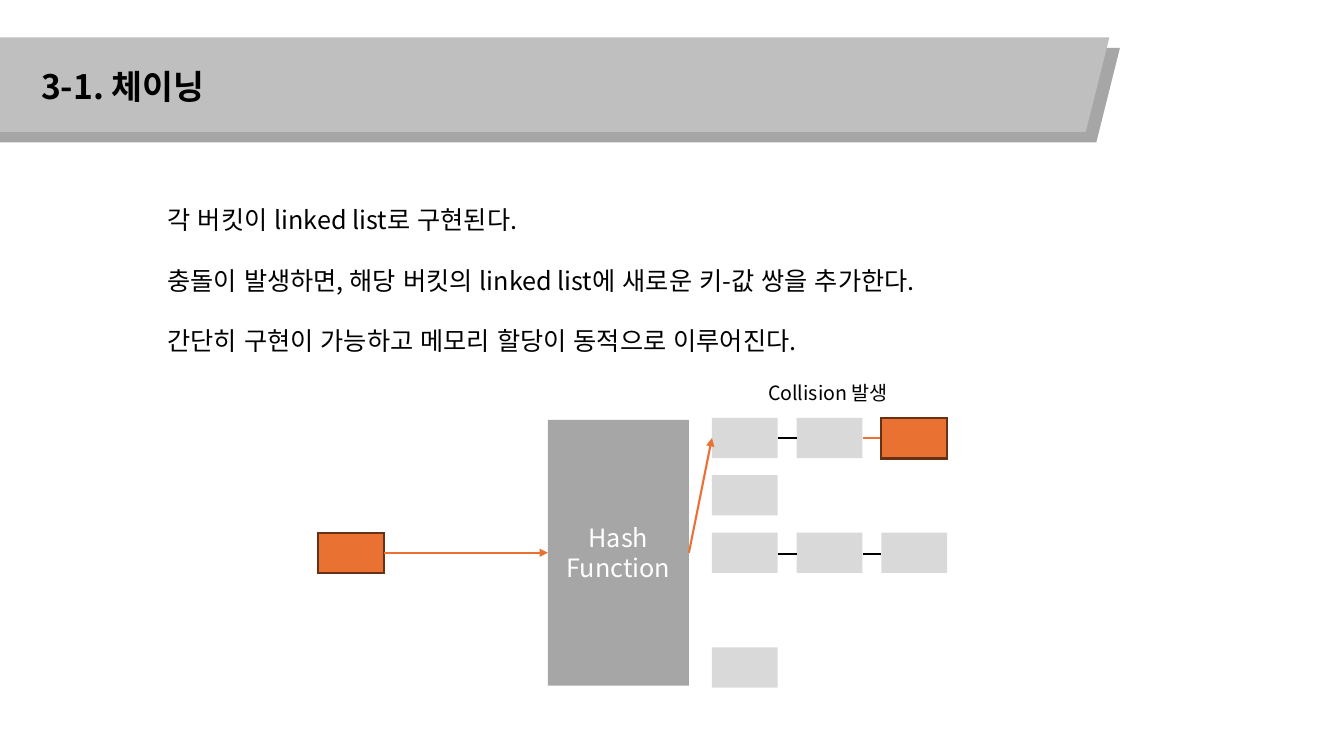
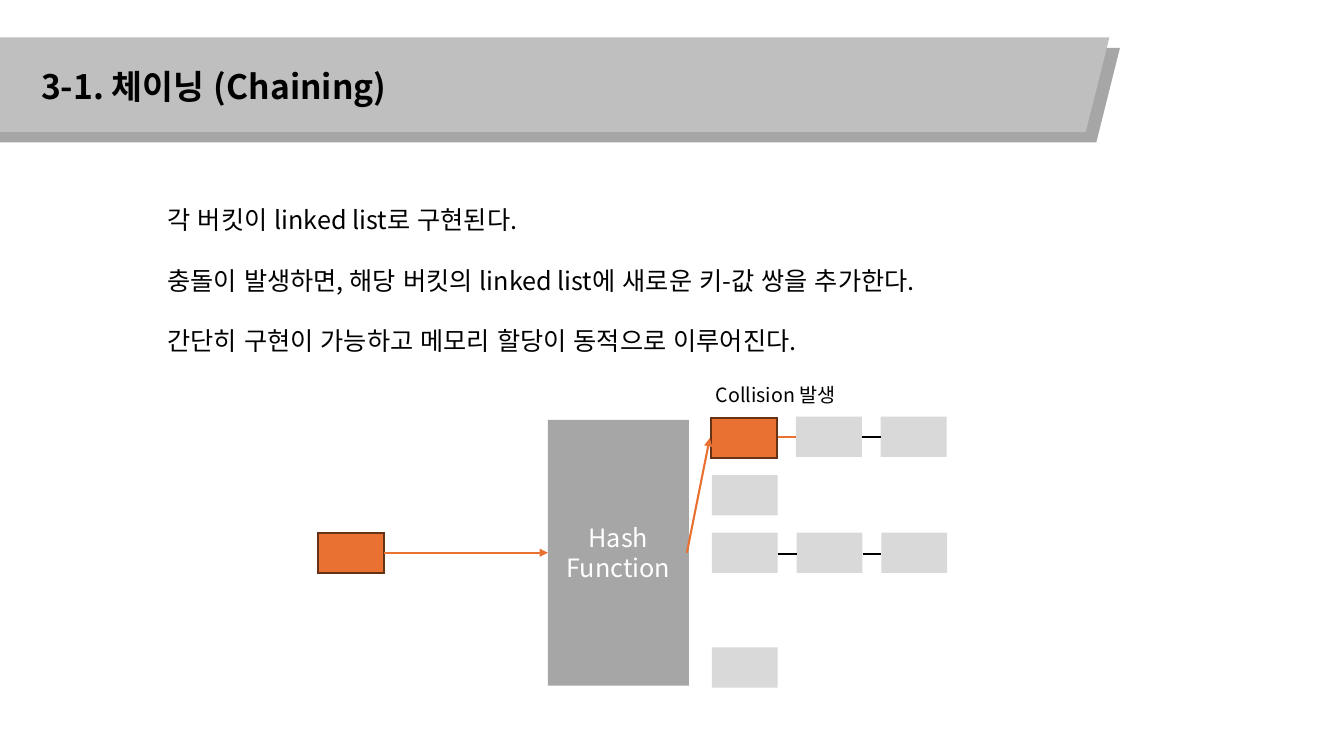
Before and after one commit to algol-master/lecture-notes, a slide deck: slide 6 of 1. 해시맵.pptx. Drawn at 1344x756 pixels with LibreOffice and Linux fonts; fonts in the diff are those of the drawing. Boxes give left, top, right and bottom in pixels: in the first picture for what was removed or moved away, otherwise in the second. Text is boxed around its words. In the diff, an @@ line names an element or a change of style, - is before the commit and + after.

```diff
--- a/1. 해시맵.pptx
+++ b/1. 해시맵.pptx
@@ text at bbox=[41, 71, 386, 107]: text changed @@
-3-1. 체이닝
+3-1. 체이닝 (Chaining)
@@ text "Collision 발생": place and size @@
-text "Collision 발생" at bbox=[768, 383, 888, 402]
+text "Collision 발생" at bbox=[716, 385, 836, 404]
@@ rectangle: place and size @@
-rectangle at bbox=[881, 418, 947, 459]
+rectangle at bbox=[712, 418, 777, 459]
@@ line moved from (863, 439) - (881, 439) to (777, 438) - (797, 438) @@
@@ 2 rectangles, 1 line: place and size @@
-2 rectangles, 1 line at bbox=[712, 418, 862, 459]
+2 rectangles, 1 line at bbox=[797, 416, 947, 457]
```
Also in this commit, not shown: 2 other slides changed, 1 slide removed.
